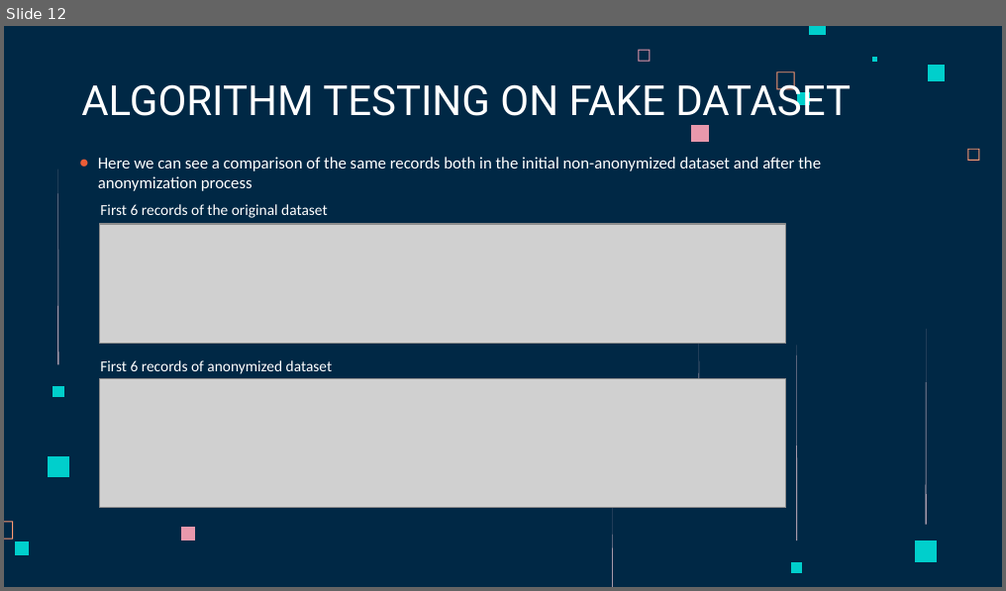
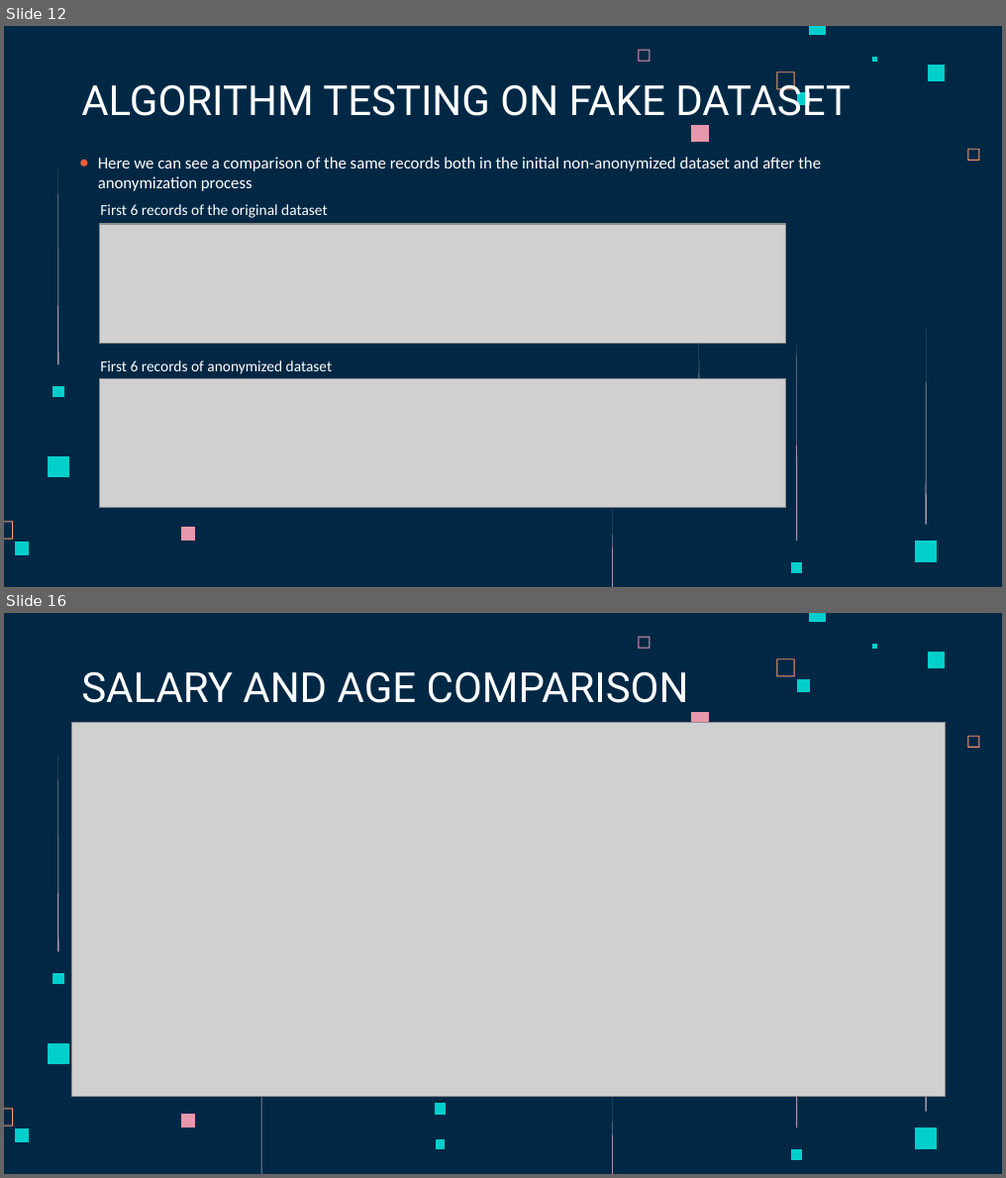
Before and after one commit to AaronKromer/progetto_data, a slide deck: l-diversity.pptx. Shown one above the other, each under a label of ours: slide 12 before the commit, slides 12 and 16 after it; the slides between them are not shown. The pictures are 1006x591 and 1006x1178 pixels, drawn with LibreOffice and Linux fonts; fonts in the diff are those of the drawing; grey boxes stand for pictures. Boxes give left, top, right and bottom in pixels: in the first picture for what was removed or moved away, otherwise in the second. Text is boxed around its words. In the diff, an @@ line names an element or a change of style, - is before the commit and + after.

```diff
--- a/l-diversity.pptx
+++ b/l-diversity.pptx
@@ slide 16 added at box(4, 613, 1002, 1174), background #002845; not listed: 10 template elements that a slide beside it also shows @@
@@ title added at box(81, 671, 689, 703), 30 pt, text #FFFFFF @@
+SALARY AND AGE COMPARISON
@@ picture added at box(72, 722, 946, 1096) @@
@@ freeform shape added at box(57, 757, 58, 953), fill #FFD6E1 @@
@@ freeform shape added at box(796, 933, 797, 1128), fill #FFD6E1 @@
@@ freeform shape added at box(925, 915, 926, 1111), fill #FFD6E1 @@
@@ freeform shape added at box(53, 973, 63, 984), fill #00CFCC @@
@@ freeform shape added at box(261, 1016, 262, 1174), fill #FFD6E1 @@
@@ freeform shape added at box(48, 1043, 70, 1065), fill #00CFCC @@
@@ freeform shape added at box(612, 1078, 613, 1174), fill #FFD6E1 @@
@@ freeform shape added at box(181, 1114, 195, 1127), fill #E898AC @@
@@ freeform shape added at box(434, 1103, 446, 1116), fill #00CFCC @@
@@ freeform shape added at box(436, 1140, 446, 1150), fill #00CFCC @@
@@ freeform shape added at box(915, 1128, 937, 1150), fill #00CFCC @@
@@ freeform shape added at box(791, 1149, 802, 1159), fill #00CFCC @@
```
Also in this commit, not shown: 4 slides changed, 1 other slide added, 1 slide removed.
